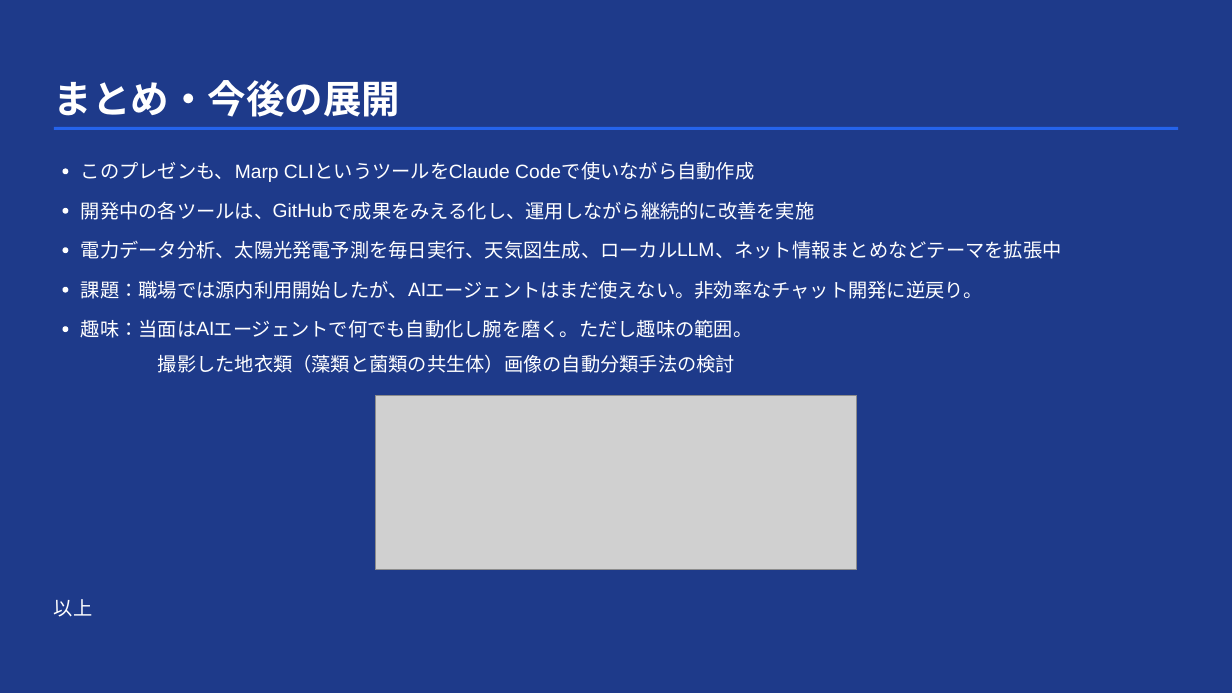
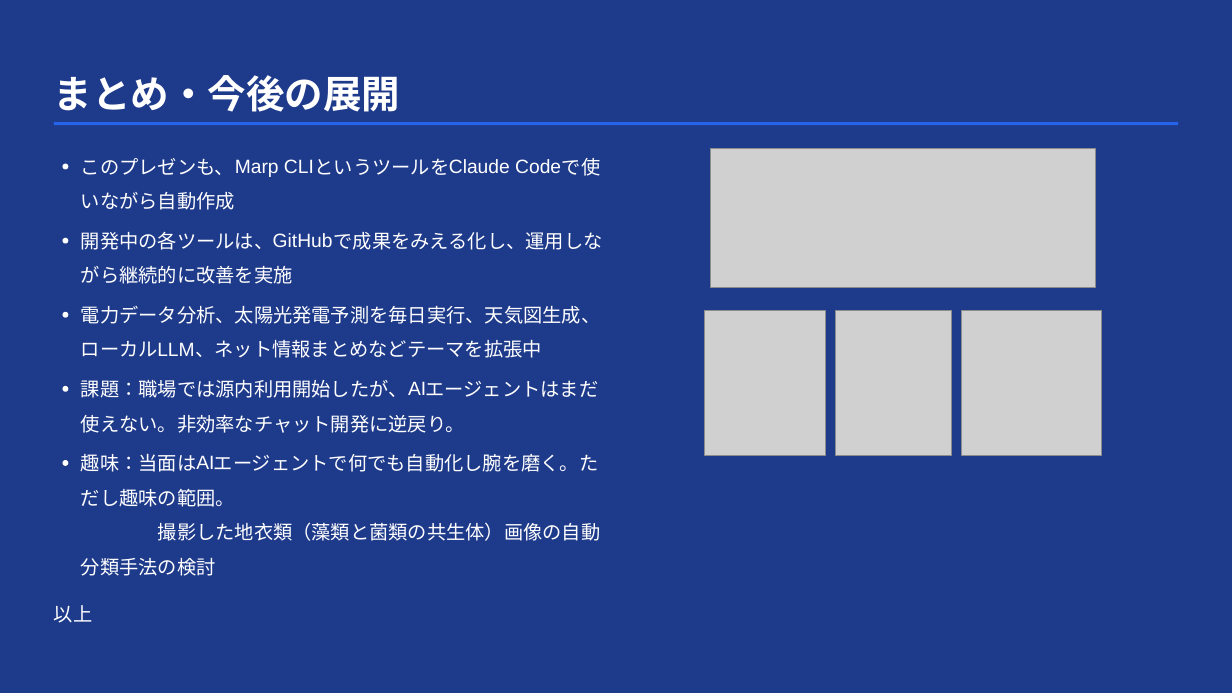
Before and after one commit to masauehr/marp_slides, a slide deck: slide 15 of slides/2026-07-01-ai-projects-intro.pptx. Drawn at 1232x693 pixels with LibreOffice and Linux fonts; fonts in the diff are those of the drawing; grey boxes stand for pictures. Boxes give left, top, right and bottom in pixels: in the first picture for what was removed or moved away, otherwise in the second. Text is boxed around its words. In the diff, an @@ line names an element or a change of style, - is before the commit and + after.

Commit message:
add: スライド15(まとめ)に地衣類の写真3枚を追加、2カラムレイアウトに変更
左に既存の箇条書き、右にVS Codeスクリーンショット+地衣類写真3枚を
横並びで配置。地衣類の自動分類手法検討という趣味の話に対応する具体画像として追加。

```diff
--- a/slides/2026-07-01-ai-projects-intro.pptx
+++ b/slides/2026-07-01-ai-projects-intro.pptx
@@ picture: place and size @@
-picture at bbox=[375, 396, 857, 570]
+picture at bbox=[711, 148, 1096, 287]
@@ 5 texts, 2 freeform shapes: place and size @@
-5 texts, 2 freeform shapes at bbox=[54, 80, 1178, 182]
+5 texts, 2 freeform shapes at bbox=[54, 75, 1178, 177]
@@ text added at bbox=[562, 158, 600, 176], 15 pt, text #FFFFFF @@
+で使
@@ text at bbox=[81, 192, 235, 210]: text changed @@
-で使いながら⾃動作成
+いながら⾃動作成
@@ freeform shape: place and size @@
-freeform shape at bbox=[63, 248, 68, 253]
+freeform shape at bbox=[63, 238, 68, 243]
@@ text "開発中の各ツールは、": place and size @@
-text "開発中の各ツールは、" at bbox=[81, 202, 273, 220]
+text "開発中の各ツールは、" at bbox=[81, 232, 273, 250]
@@ text "GitHub": place and size @@
-text "GitHub" at bbox=[273, 203, 333, 217]
+text "GitHub" at bbox=[273, 233, 333, 247]
@@ text at bbox=[334, 232, 603, 250]: text changed @@
-で成果をみえる化し、運⽤しながら継続的に改善を実施
+で成果をみえる化し、運⽤しな
@@ text added at bbox=[81, 266, 293, 284], 15 pt, text #FFFFFF @@
+がら継続的に改善を実施
@@ freeform shape: place and size @@
-freeform shape at bbox=[63, 326, 68, 332]
+freeform shape at bbox=[63, 311, 68, 317]
@@ text at bbox=[81, 306, 601, 324]: text changed @@
-電⼒データ分析、太陽光発電予測を毎⽇実⾏、天気図⽣成、ローカル
+電⼒データ分析、太陽光発電予測を毎⽇実⾏、天気図⽣成、
@@ picture added at bbox=[704, 311, 825, 455] @@
@@ picture added at bbox=[836, 311, 952, 455] @@
@@ picture added at bbox=[962, 311, 1102, 455] @@
@@ text added at bbox=[81, 341, 158, 357], 15 pt, text #FFFFFF @@
+ローカル
@@ text "LLM": place and size @@
-text "LLM" at bbox=[677, 242, 714, 256]
+text "LLM" at bbox=[157, 342, 194, 356]
@@ text "、ネット情報まとめなどテーマを拡張中": place and size @@
-text "、ネット情報まとめなどテーマを拡張中" at bbox=[715, 241, 1061, 259]
+text "、ネット情報まとめなどテーマを拡張中" at bbox=[195, 340, 541, 358]
@@ 2 texts, 1 freeform shape: place and size @@
-2 texts, 1 freeform shape at bbox=[63, 281, 426, 299]
+2 texts, 1 freeform shape at bbox=[63, 380, 426, 398]
@@ text added at bbox=[426, 380, 599, 397], 15 pt, text #FFFFFF @@
+エージェントはまだ
@@ text at bbox=[81, 415, 465, 433]: text changed @@
-エージェントはまだ使えない。⾮効率なチャット開発に逆戻り。
+使えない。⾮効率なチャット開発に逆戻り。
@@ freeform shape: place and size @@
-freeform shape at bbox=[63, 208, 68, 213]
+freeform shape at bbox=[63, 460, 68, 466]
@@ text "趣味：当⾯は": place and size @@
-text "趣味：当⾯は" at bbox=[81, 320, 196, 338]
+text "趣味：当⾯は" at bbox=[81, 454, 196, 472]
@@ text "AI": place and size @@
-text "AI" at bbox=[196, 321, 214, 335]
+text "AI" at bbox=[196, 455, 214, 469]
@@ text at bbox=[214, 454, 599, 472]: text changed @@
-エージェントで何でも⾃動化し腕を磨く。ただし趣味の範囲。
+エージェントで何でも⾃動化し腕を磨く。た
@@ text added at bbox=[81, 489, 235, 507], 15 pt, text #FFFFFF @@
+だし趣味の範囲。
@@ text at bbox=[158, 522, 601, 541]: text changed @@
-撮影した地⾐類（藻類と菌類の共⽣体）画像の⾃動分類⼿法の検討
+撮影した地⾐類（藻類と菌類の共⽣体）画像の⾃動
@@ text added at bbox=[81, 558, 216, 576], 15 pt, text #FFFFFF @@
+分類⼿法の検討
@@ text "以上": place and size @@
-text "以上" at bbox=[54, 599, 92, 617]
+text "以上" at bbox=[54, 605, 92, 623]
```
Also in this commit, not shown: 5 other files.
